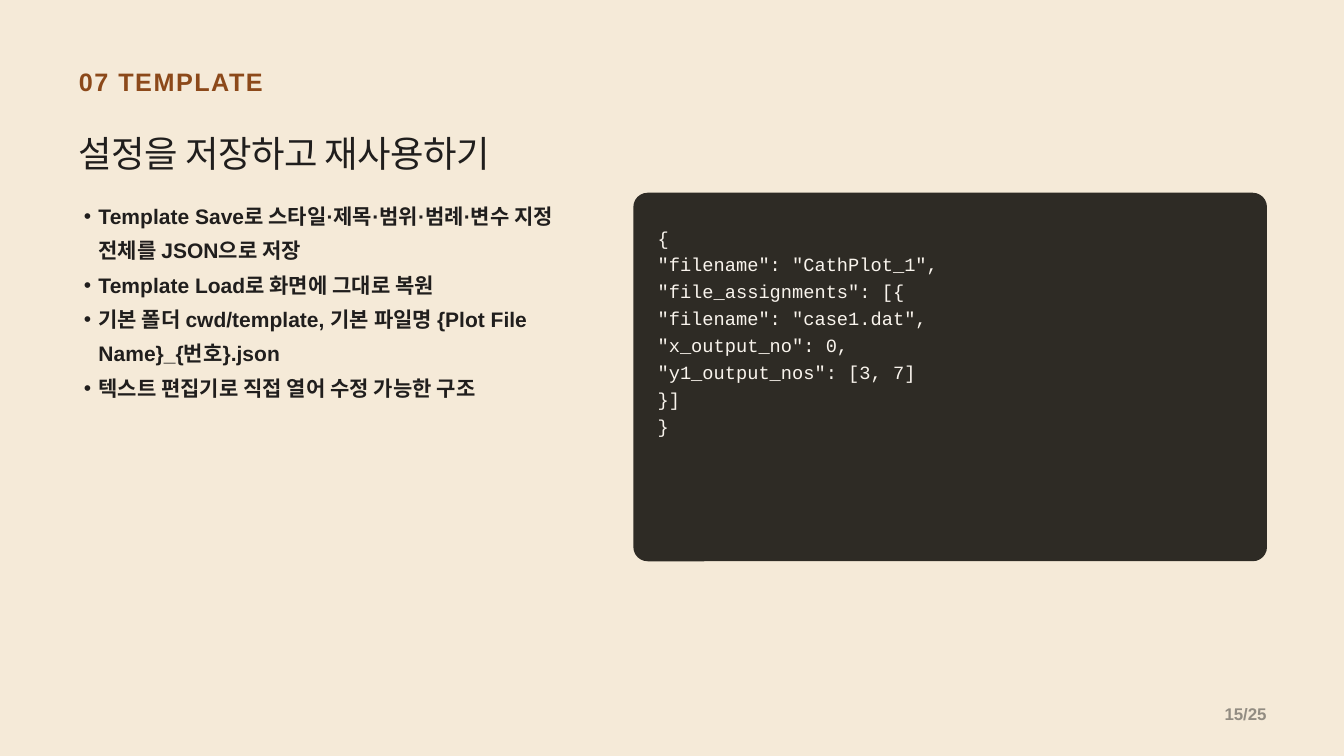
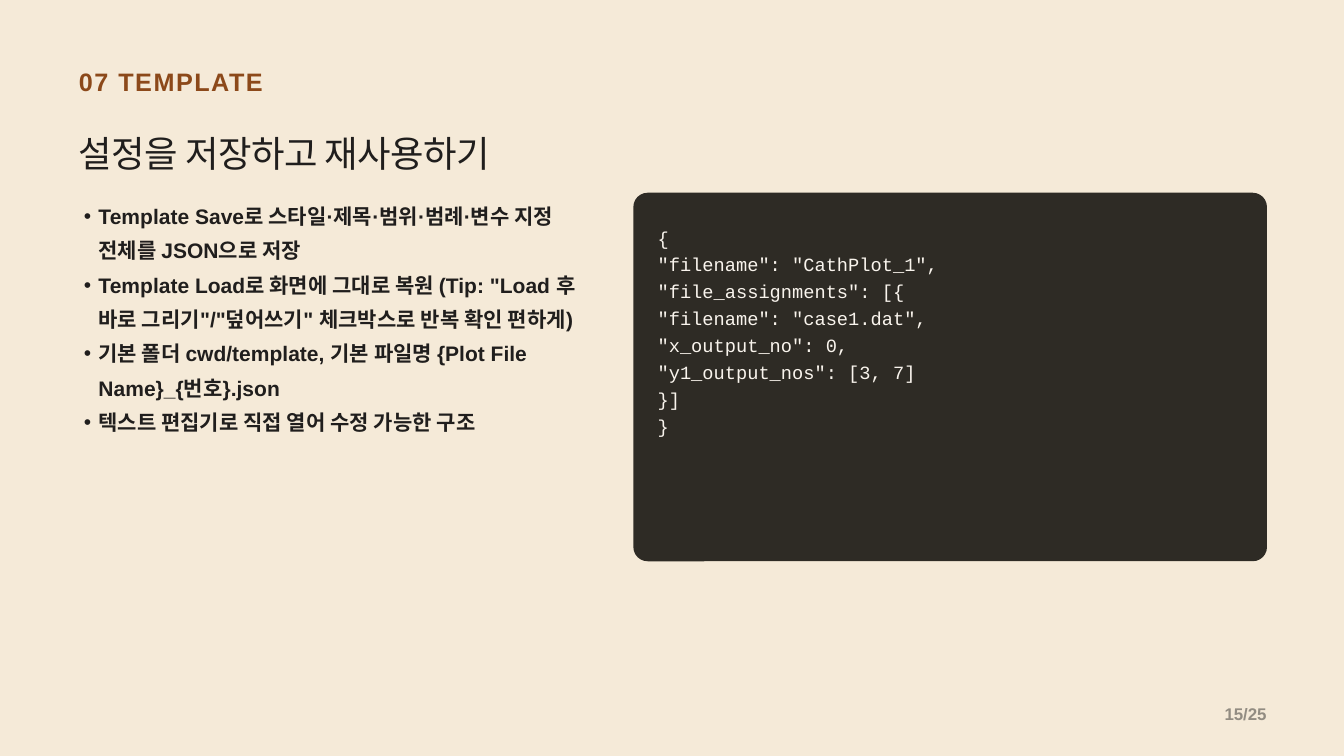
Before and after one commit to CWKIM113/CathPlot_Pub, a slide deck: slide 15 of CathPlot_발표.pptx. Drawn at 1344x756 pixels with LibreOffice and Linux fonts; fonts in the diff are those of the drawing. Boxes give left, top, right and bottom in pixels: in the first picture for what was removed or moved away, otherwise in the second. Text is boxed around its words. In the diff, an @@ line names an element or a change of style, - is before the commit and + after.

```diff
--- a/CathPlot_발표.pptx
+++ b/CathPlot_발표.pptx
@@ text at bbox=[98, 275, 575, 332]: text changed @@
-• Template Load로 화면에 그대로 복원
+• Template Load로 화면에 그대로 복원 (Tip: "Load 후 바로 그리기"/"덮어쓰기" 체크박스로 반복 확인 편하게)
```
